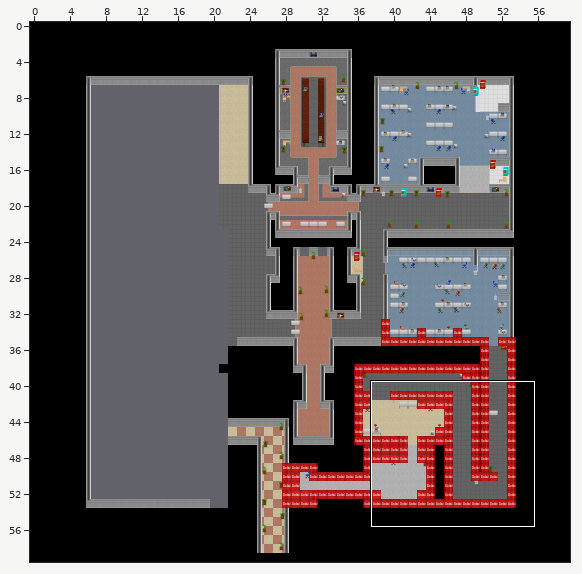
A Tiled map gets an edit: data/floor1.tmx. Above, an overview of the earlier version with the close-up marked.
Close-up. First the earlier version:
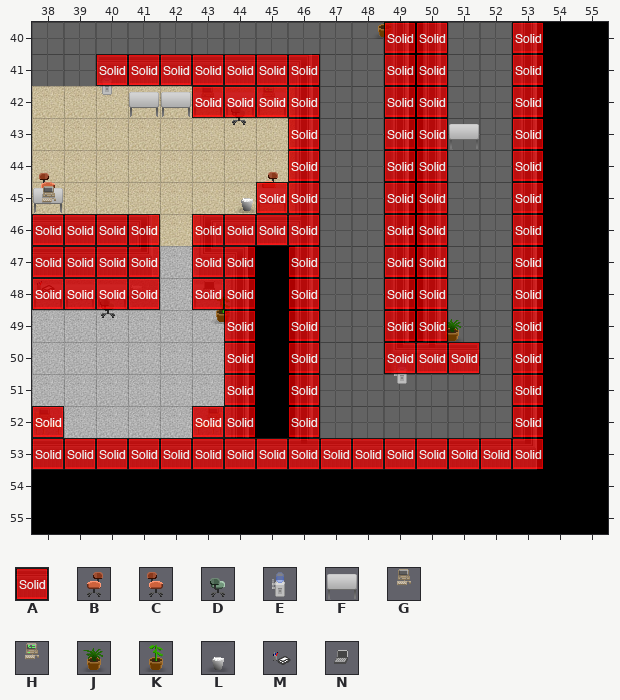
Cells are 32x32 px. Shown: x 38..55, y 40..55. The commit also changed other parts of the map, which this record leaves out.
Key: from "COLLIDERS": A 0 "solid"; from "MOB_TILESET": B 68, C 70, D 75, E 93; from "OBJ_TILESET": F 0, G 16, H 17, J 21, K 22, L 23, M 24, N 25.
_ is an empty cell.
Objects are placed by their top-left corner, in cells (3,4 is the top-left corner of cell 3,4); size is 1x1 cell unless given.
Layers that did not change in this view are not listed.
Layer "collision" before, first column x 38:
40 ___________AA__A__
41 __AAAAAAA__AA__A__
42 _____AAAA__AA__A__
43 ________A__AA__A__
44 ________A__AA__A__
45 _______AA__AA__A__
46 AAAA_AAAA__AA__A__
47 AAAA_AA_A__AA__A__
48 AAAA_AA_A__AA__A__
49 ______A_A__AA__A__
50 ______A_A__AAA_A__
51 ______A_A______A__
52 A____AA_A______A__
53 AAAAAAAAAAAAAAAA__
54 __________________
55 __________________
Objects on layer "Chairs" before:
D "chair" at 44,42.3
B "chair" at 44.9,44.6
C "chair" at 38,44.6
D at 39.9,48.3
Objects on layer "Coolers/Venders/Puters" before:
K at 48.5,39.6
E "watercooler" at 39.8,41.4
H "computer" at 44.9,42
G "computer" at 43,42
F "table" at 42,42
F "table" at 41,42
F "table" at 51,43
L "paperbin" at 44.2,45
G "computer" at 38,45.1
L at 40.8,47.8
M at 37.9,47.8
N at 43,47.8
K at 43.5,48.5
J at 50.6,49.1
E at 49.1,50.4
G at 43.2,52
G at 37.9,52
The result:
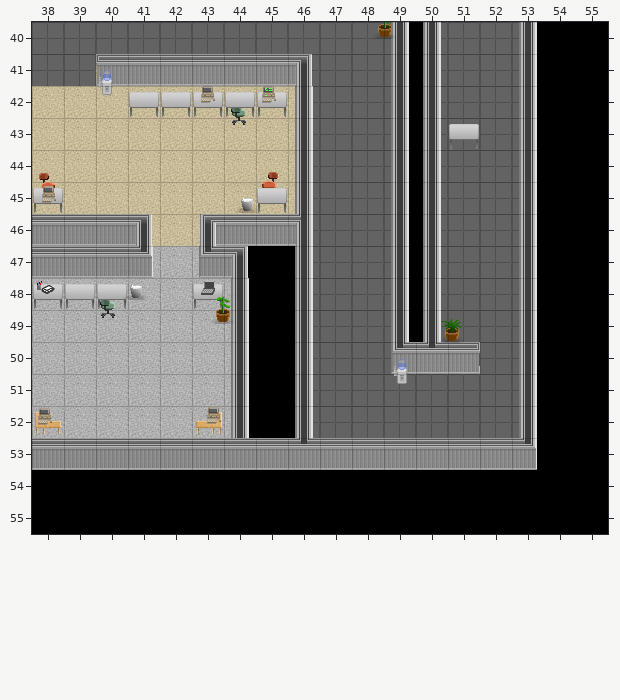
See-through tiles are keyed as they look on the map.
The exact change:
Changed rows in their new state; . is an unchanged cell.
Layer "Chairs":
added: D "d" at 39.9,48.3
removed: D at 39.9,48.3
Layer "Coolers/Venders/Puters":
added: K "d" at 48.5,39.6
added: L "d" at 40.8,47.8
added: M "d" at 37.9,47.8
added: N "d" at 43,47.8
added: K "d" at 43.5,48.5
added: J "d" at 50.6,49.1
added: E "d" at 49.1,50.4
added: G "d" at 43.2,52
added: G "d" at 37.9,52
removed: K at 48.5,39.6
removed: L at 40.8,47.8
removed: M at 37.9,47.8
removed: N at 43,47.8
removed: K at 43.5,48.5
removed: J at 50.6,49.1
removed: E at 49.1,50.4
removed: G at 43.2,52
removed: G at 37.9,52
Layer "collision" (now hidden):
first column x 38:
40 ...........__.._
41 .._______..__.._
42 .....____..__.._
43 ........_..__.._
44 ........_..__.._
45 .......__..__.._
46 ____.____..__.._
47 ____.__._..__.._
48 ____.__._..__.._
49 ......_._..__.._
50 ......_._..___._
51 ......_._......_
52 _....__._......_
53 ________________
Where, in picture pixels (left, top, right, bottom), the same in both close-ups:
changed: (32, 22, 543, 470)
